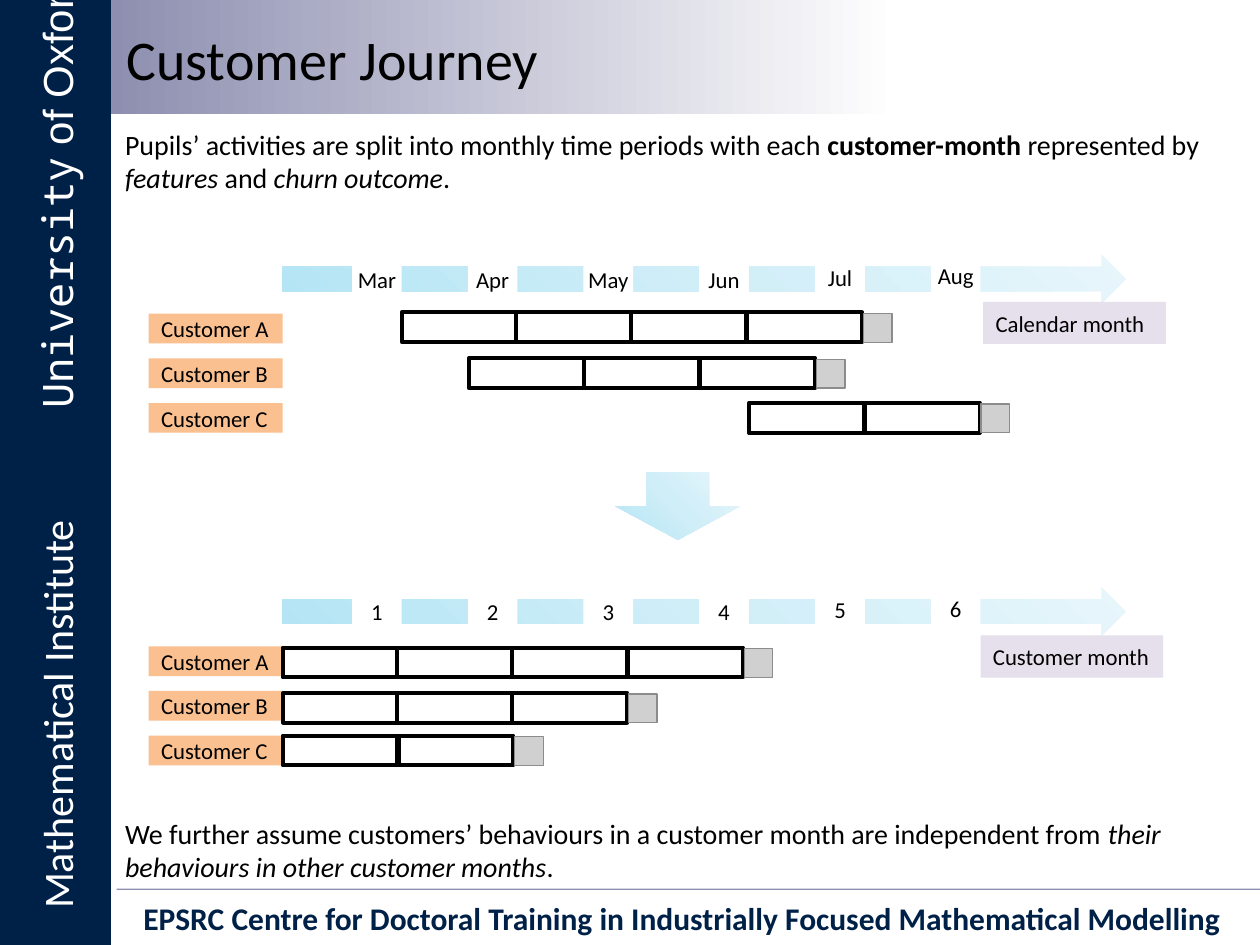
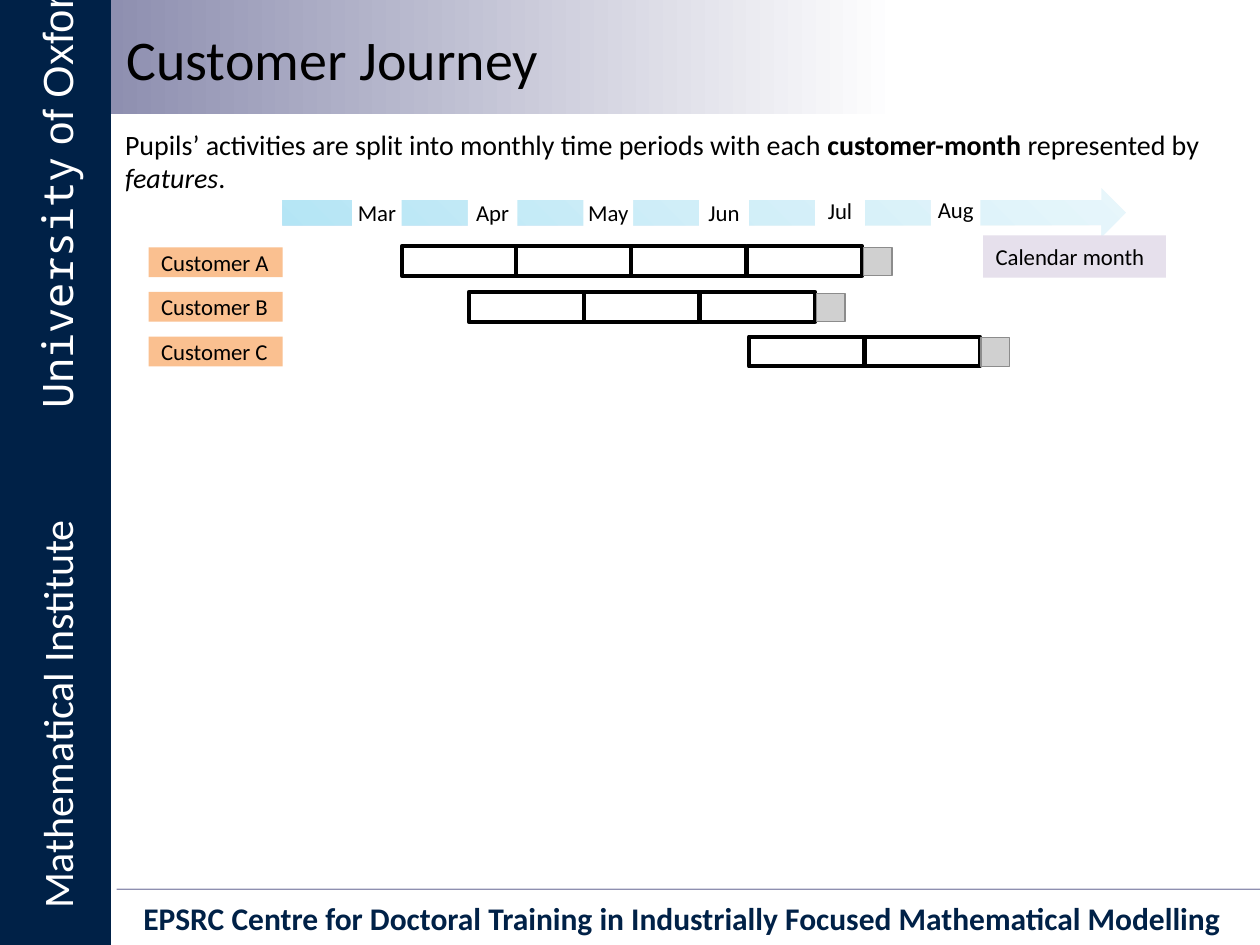
Before and after one commit to vicaws/Whizz, a slide deck: slide 8 of Slides/Whizz_oxford.pptx (slide 5 before the commit). Drawn at 1260x945 pixels with LibreOffice and Linux fonts; fonts in the diff are those of the drawing; grey boxes stand for pictures; background and template pictures are left out. Boxes give left, top, right and bottom in pixels: in the first picture for what was removed or moved away, otherwise in the second. Text is boxed around its words. In the diff, an @@ line names an element or a change of style, - is before the commit and + after.

```diff
--- a/Slides/Whizz_oxford.pptx
+++ b/Slides/Whizz_oxford.pptx
@@ text at [125,135,1199,192]: text changed @@
-Pupils’ activities are split into monthly time periods with each customer-month represented by features and churn outcome.
+Pupils’ activities are split into monthly time periods with each customer-month represented by features.
@@ 13 rectangles, 6 texts, 3 pictures, 1 right arrow: place and size @@
-13 rectangles, 6 texts, 3 pictures, 1 right arrow at [149,255,1166,433]
+13 rectangles, 6 texts, 3 pictures, 1 right arrow at [149,188,1166,367]
@@ right arrow removed at [615,472,740,539] @@
@@ group removed at [149,587,1163,766]: 13 rectangles, 6 texts, 3 pictures, 1 right arrow @@
-Customer A
-1
-2
-3
-4
-5
-6
-Customer B
-Customer C
-Customer month
@@ text removed at [125,824,1161,878] @@
-We further assume customers’ behaviours in a customer month are independent from their behaviours in other customer months.
```
Also in this commit, not shown: 5 other slides changed, 44 slides added, 4 slides removed, 24 other files.
